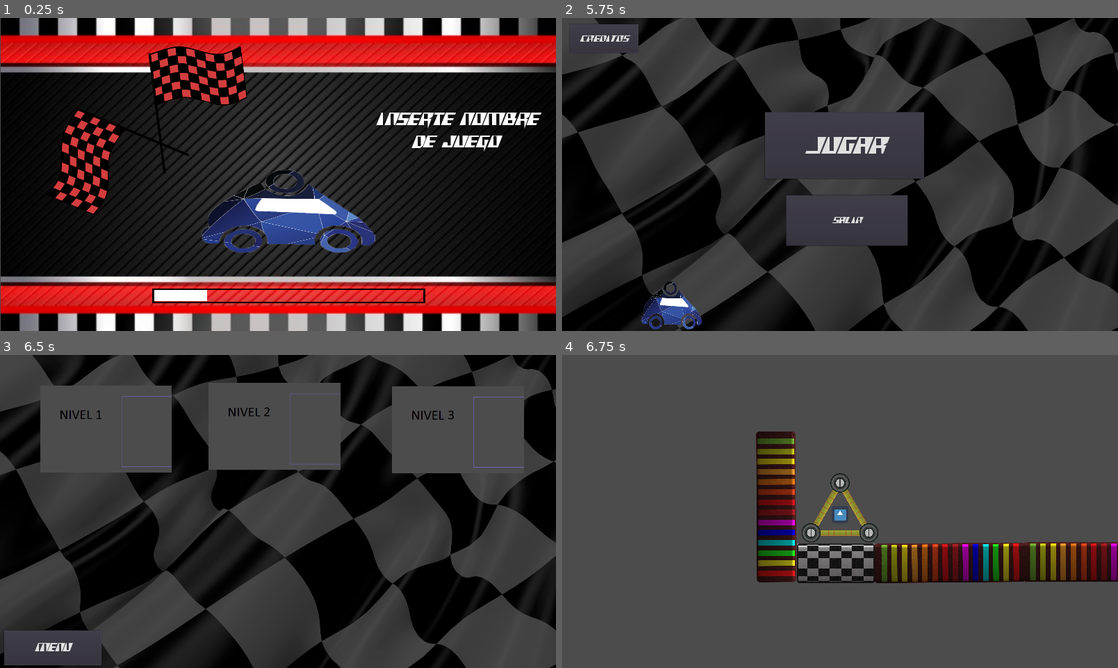
Above: before the commit, frames 1-4 (two rows, left to right).
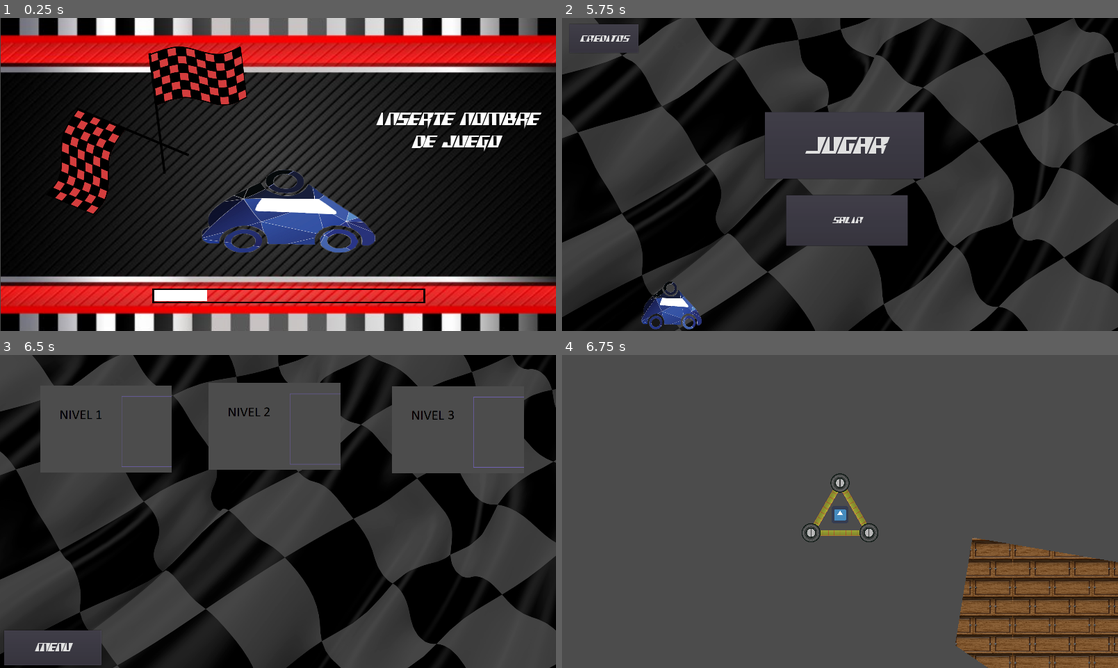
Above: after the commit, the same moments.

Repository: PonzioDelCarusel/SegundoParcialProgramacion
Game: Godot game, scene res://scenes/screens/intro.tscn
Two runs of this game, one before a commit and one after it. Both use one fixed random seed, a clock stepped at 60 frames per second and the inputs below. The engine's default icon, where the game draws it, is replaced by a stand-in: a white triangle on a blue panel in a dark square.
Inputs (mouse positions are in pixels of both pictures, inside the frame that each line leads up to):
- Up to frame 1 (0.25 s): no input
- Up to frame 2 (5.75 s): hold Right (move_right) 0.53-1.28 s; hold Z 0.53-1.28 s; hold Left (move_left) 1.28-2.03 s; tap X at 1.35 s; hold Right (move_right) 2.03-2.75 s; hold Z 2.03-2.75 s; click "CREDITOS" at 2.75 s; click "Menu" at 3.5 s; click "JUGAR" at 4.25 s; click "Menu" at 5 s
- Up to frame 3 (6.5 s): click "JUGAR" at 5.75 s
- Up to frame 4 (6.75 s): click (834, 426) at 6.5 s

Frames 1-3 are identical in both runs. In frame 4, 18% of the frame differs, in the area x 34-100%, y 24-100%.

Commit message:
Instanciamiento de los niveles dentro de game.tscn
Al seleccionar un nivel en levelselection.tscn se abre la escena game.tscn y se instancia el nivel correspondiente

Diff:
--- a/Race Track/scenes/globals.gd
+++ b/Race Track/scenes/globals.gd
@@ -4,9 +4,14 @@
 # Declare member variables here. Examples:
 # var a = 2
 # var b = "text"
-var level1 = load("res://scenes/levels/nivel1.tscn").instance()
-var level2 = load("res://scenes/levels/nivel2.tscn").instance()
-var level3 = load("res://scenes/levels/nivel3.tscn").instance()
+
+var levels = [
+	"res://scenes/levels/nivel1.tscn",
+	"res://scenes/levels/nivel2.tscn",
+	"res://scenes/levels/nivel3.tscn"
+	]
+var current_level = 0
+
 
 # Called when the node enters the scene tree for the first time.
 func _ready():
--- a/Race Track/scenes/levels/game.gd
+++ b/Race Track/scenes/levels/game.gd
@@ -7,7 +7,9 @@
 
 # Called when the node enters the scene tree for the first time.
 func _ready():
-	add_child(Globals.level1)
+	var level_scene = load (Globals.levels[Globals.current_level])
+	var level = level_scene.instance()
+	add_child(level)
 	pass # Replace with function body.
 
 
--- a/Race Track/scenes/screens/levelSelection.gd
+++ b/Race Track/scenes/screens/levelSelection.gd
@@ -22,4 +22,10 @@
 	var selectLevel = get_tree().change_scene(target_scene)
 	if selectLevel != OK:
 		print("Error al cargar la escena")
+	if is_in_group("level1button"):
+		Globals.current_level = 0
+	if is_in_group("level2button"):
+		Globals.current_level = 1
+	if is_in_group("level3button"):
+		Globals.current_level = 2
 	pass # Replace with function body.
--- a/Race Track/scenes/screens/levelSelection.tscn
+++ b/Race Track/scenes/screens/levelSelection.tscn
@@ -34,7 +34,9 @@
 }
 target_scene = "res://scenes/screens/menu.tscn"
 
-[node name="level1" type="TextureButton" parent="."]
+[node name="level1" type="TextureButton" parent="." groups=[
+"level1button",
+]]
 margin_left = 139.0
 margin_top = 105.0
 margin_right = 594.0
@@ -46,7 +48,9 @@
 }
 target_scene = "res://scenes/levels/game.tscn"
 
-[node name="level2" type="TextureButton" parent="."]
+[node name="level2" type="TextureButton" parent="." groups=[
+"level2button",
+]]
 margin_left = 719.866
 margin_top = 96.091
 margin_right = 1174.87
@@ -58,7 +62,9 @@
 }
 target_scene = "res://scenes/levels/game.tscn"
 
-[node name="level3" type="TextureButton" parent="."]
+[node name="level3" type="TextureButton" parent="." groups=[
+"level3button",
+]]
 margin_left = 1354.19
 margin_top = 106.782
 margin_right = 1809.19
